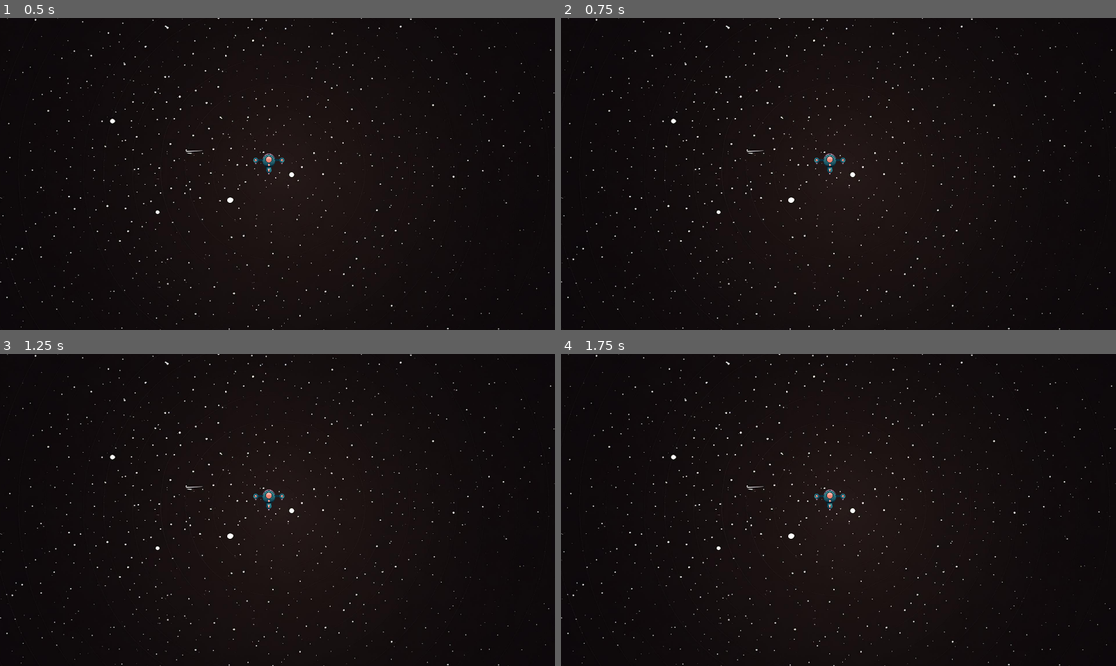
Above: before the commit, frames 1-4 (two rows, left to right).
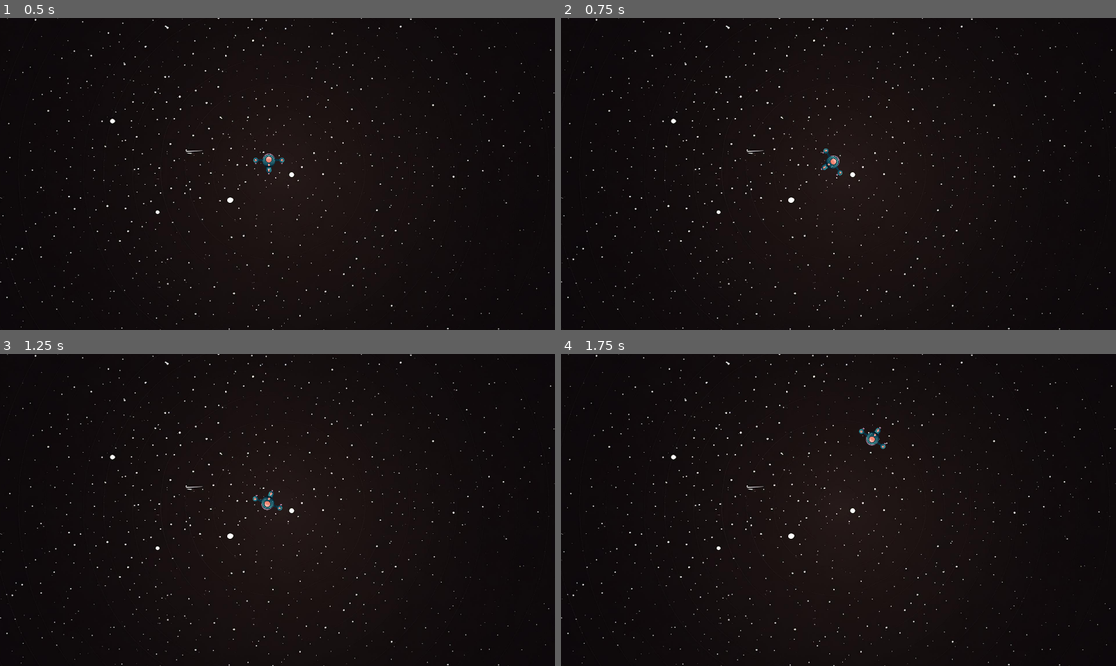
Above: after the commit, the same moments.

Repository: AbdulqadirQ/astroclone
Game: Godot game, scene res://scenes/level.tscn
The game is run twice, just before and just after one commit, with the same random seed, the same clock (stepped at 60 frames per second) and the same inputs.
Inputs:
- Up to frame 1 (0.5 s): no input
- Up to frame 2 (0.75 s): tap Enter at 0.5 s; hold D (right, bound only after the commit) from 0.53 s (still down)
- Up to frame 3 (1.25 s): keep holding D (right, bound only after the commit)
- Up to frame 4 (1.75 s): release D (right, bound only after the commit) at 1.28 s; hold S (back, bound only after the commit) from 1.28 s (still down)

Frame 1 is identical in both runs. In frame 2, 0.2% of the frame differs, in the area x 45-52%, y 41-51%; in frame 3, 0.2%; in frame 4, 0.3%, in the area x 45-59%, y 23-51%.

Commit message:
Added motion and rotation to player

Diff:
--- a/project.godot
+++ b/project.godot
@@ -18,3 +18,26 @@
 
 window/size/viewport_width=1920
 window/size/viewport_height=1080
+
+[input]
+
+forward={
+"deadzone": 0.5,
+"events": [Object(InputEventKey,"resource_local_to_scene":false,"resource_name":"","device":-1,"window_id":0,"alt_pressed":false,"shift_pressed":false,"ctrl_pressed":false,"meta_pressed":false,"pressed":false,"keycode":0,"physical_keycode":87,"key_label":0,"unicode":119,"echo":false,"script":null)
+]
+}
+back={
+"deadzone": 0.5,
+"events": [Object(InputEventKey,"resource_local_to_scene":false,"resource_name":"","device":-1,"window_id":0,"alt_pressed":false,"shift_pressed":false,"ctrl_pressed":false,"meta_pressed":false,"pressed":false,"keycode":0,"physical_keycode":83,"key_label":0,"unicode":115,"echo":false,"script":null)
+]
+}
+left={
+"deadzone": 0.5,
+"events": [Object(InputEventKey,"resource_local_to_scene":false,"resource_name":"","device":-1,"window_id":0,"alt_pressed":false,"shift_pressed":false,"ctrl_pressed":false,"meta_pressed":false,"pressed":false,"keycode":0,"physical_keycode":65,"key_label":0,"unicode":97,"echo":false,"script":null)
+]
+}
+right={
+"deadzone": 0.5,
+"events": [Object(InputEventKey,"resource_local_to_scene":false,"resource_name":"","device":-1,"window_id":0,"alt_pressed":false,"shift_pressed":false,"ctrl_pressed":false,"meta_pressed":false,"pressed":false,"keycode":0,"physical_keycode":68,"key_label":0,"unicode":100,"echo":false,"script":null)
+]
+}
--- a/scripts/player.gd
+++ b/scripts/player.gd
@@ -1,11 +1,24 @@
 extends CharacterBody2D
 
+@export var speed := 4000
+@export var rotation_speed = 5
+
+var rotation_direction = 0
 
 # Called when the node enters the scene tree for the first time.
 func _ready():
 	pass
 
-
 # Called every frame. 'delta' is the elapsed time since the previous frame.
 func _process(delta):
 	pass
+
+
+func get_input():
+	rotation_direction = Input.get_axis("left", "right")
+	velocity = -transform.y * Input.get_axis("back", "forward") * speed
+
+func _physics_process(delta):
+	get_input()
+	rotation += rotation_direction * rotation_speed * delta
+	move_and_slide()
